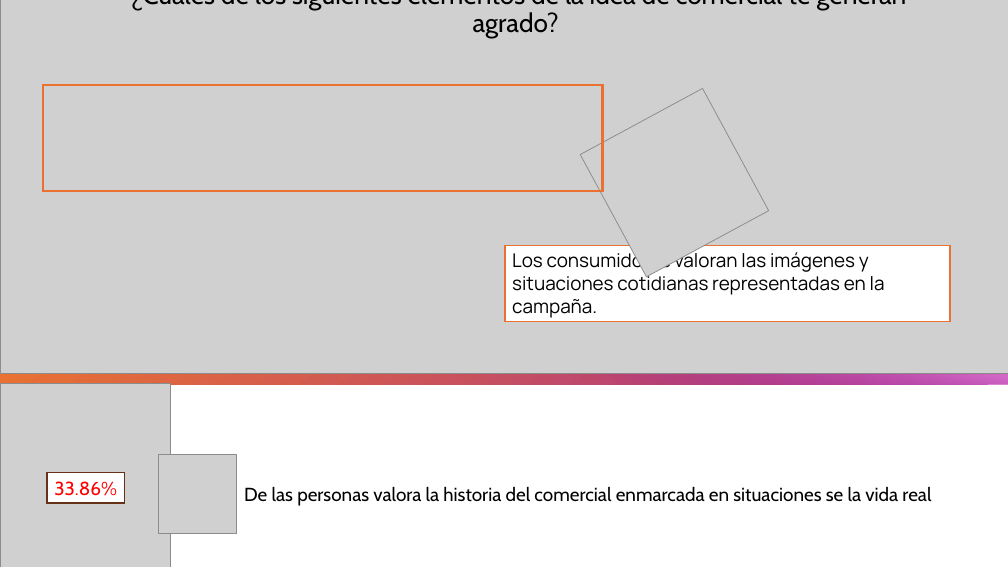
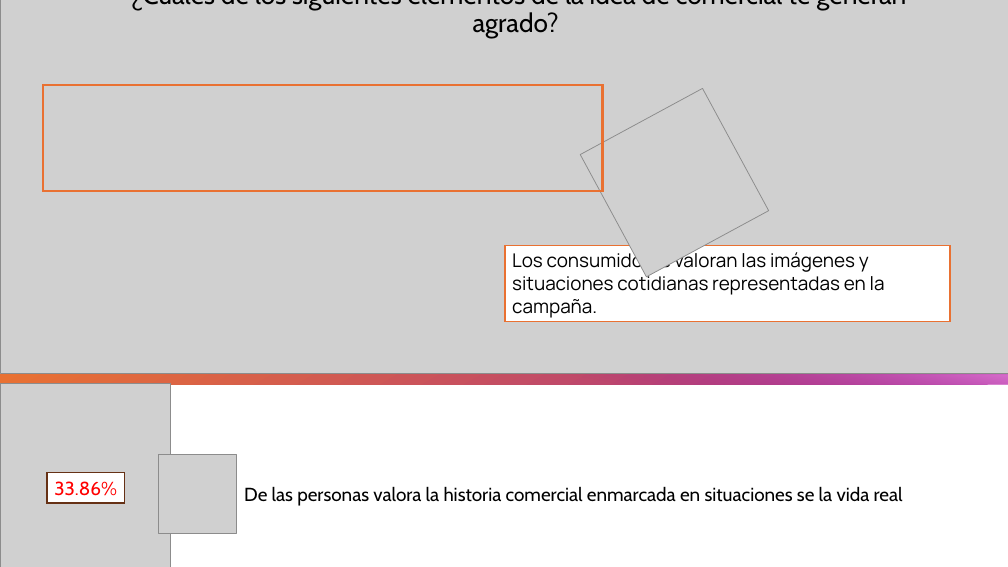
Before and after one commit to cesarsaa/MindLabs, a slide deck: slide 4 of FluoCardent/4.Documents/Informe_preliminar.pptx. Drawn at 1008x567 pixels with LibreOffice and Linux fonts; fonts in the diff are those of the drawing; grey boxes stand for pictures. Boxes give left, top, right and bottom in pixels: in the first picture for what was removed or moved away, otherwise in the second. Text is boxed around its words. In the diff, an @@ line names an element or a change of style, - is before the commit and + after.

```diff
--- a/FluoCardent/4.Documents/Informe_preliminar.pptx
+++ b/FluoCardent/4.Documents/Informe_preliminar.pptx
@@ text at [244,486,903,506]: text changed @@
-De las personas valora la historia del comercial enmarcada en situaciones se la vida real
+De las personas valora la historia comercial enmarcada en situaciones se la vida real
```
Also in this commit, not shown: 2 other slides changed, 2 other files.
